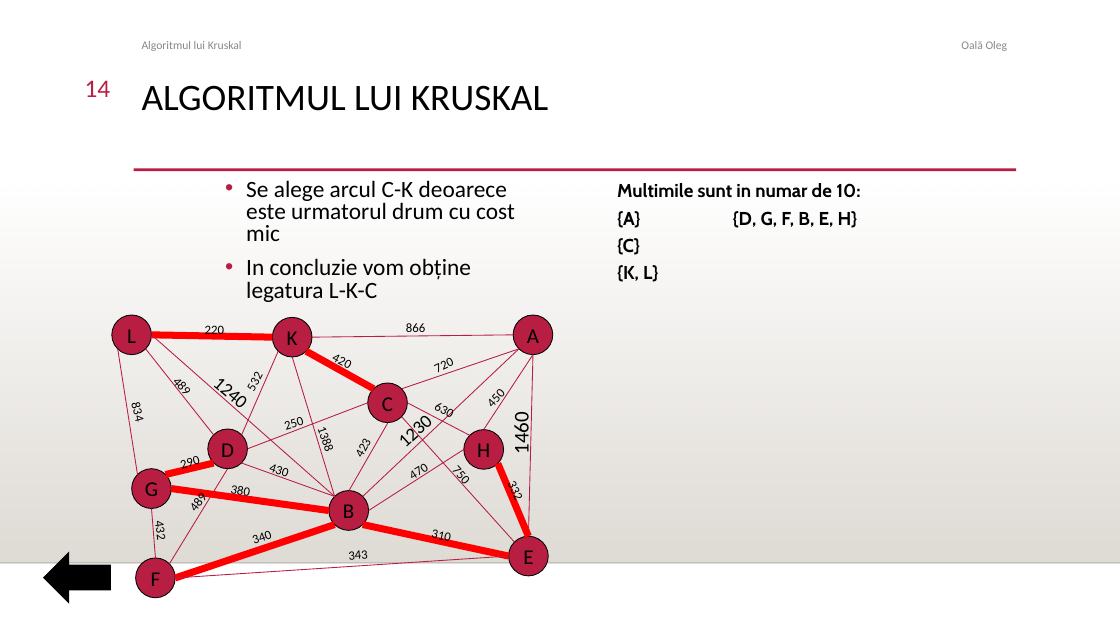
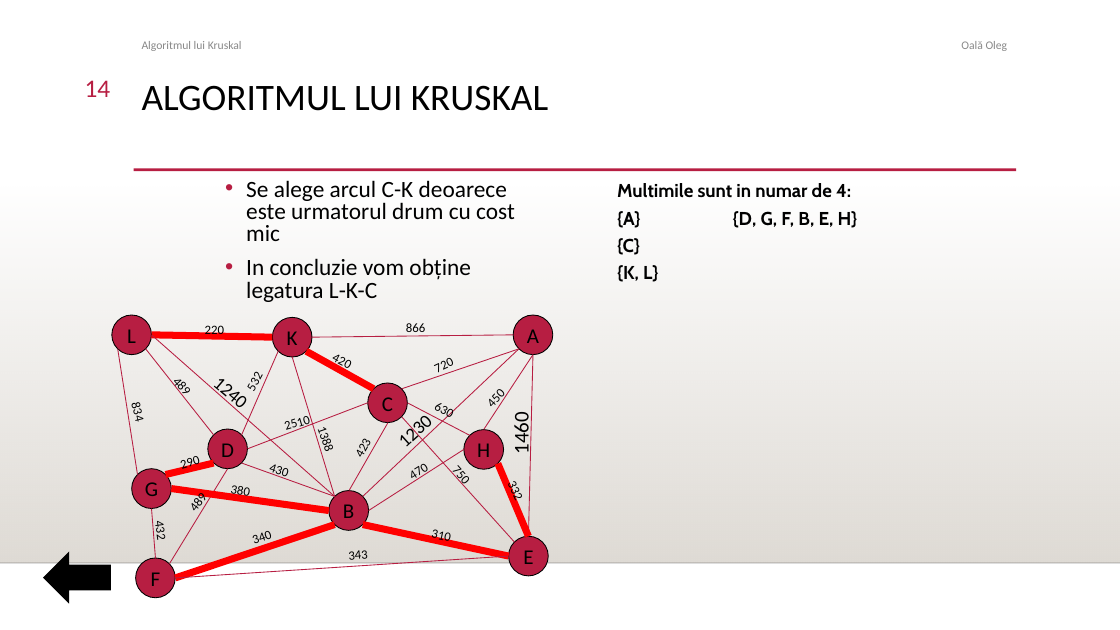
Before and after one commit to OlegColeg/Structuri-Discrete, a slide deck: slide 14 of Pr3 kruskal Oala Oleg.ppt. Drawn at 1120x630 pixels with LibreOffice and Linux fonts; fonts in the diff are those of the drawing; background and template pictures are left out. Boxes give left, top, right and bottom in pixels: in the first picture for what was removed or moved away, otherwise in the second. Text is boxed around its words. In the diff, an @@ line names an element or a change of style, - is before the commit and + after.

```diff
--- a/Pr3 kruskal Oala Oleg.ppt
+++ b/Pr3 kruskal Oala Oleg.ppt
@@ text at (617, 183, 851, 198): text changed @@
-Multimile sunt in numar de 10:
+Multimile sunt in numar de 4:
@@ text at (273, 403, 328, 454): text changed @@
-250
+2510
```
Also in this commit, not shown: 10 other slides changed.
